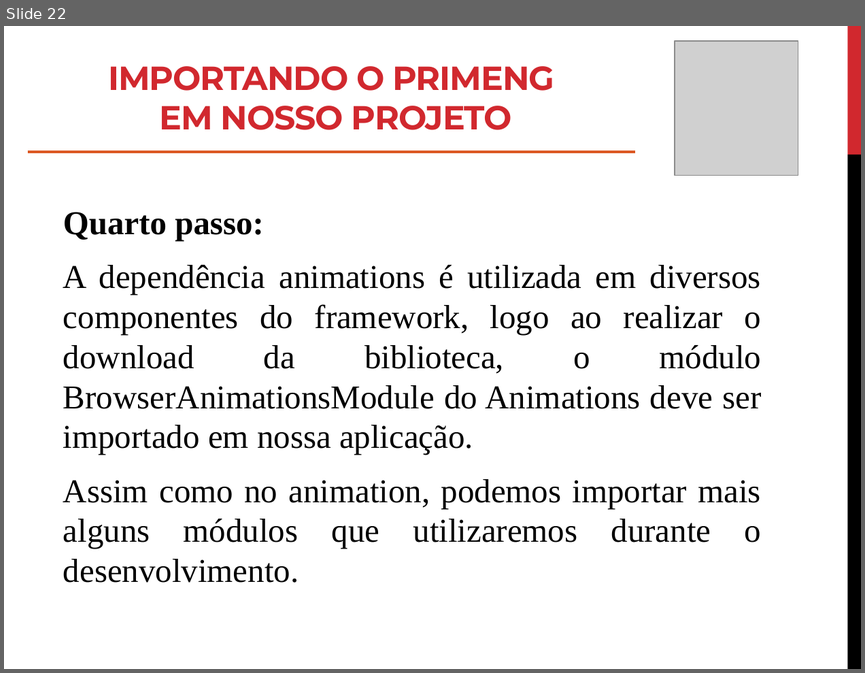
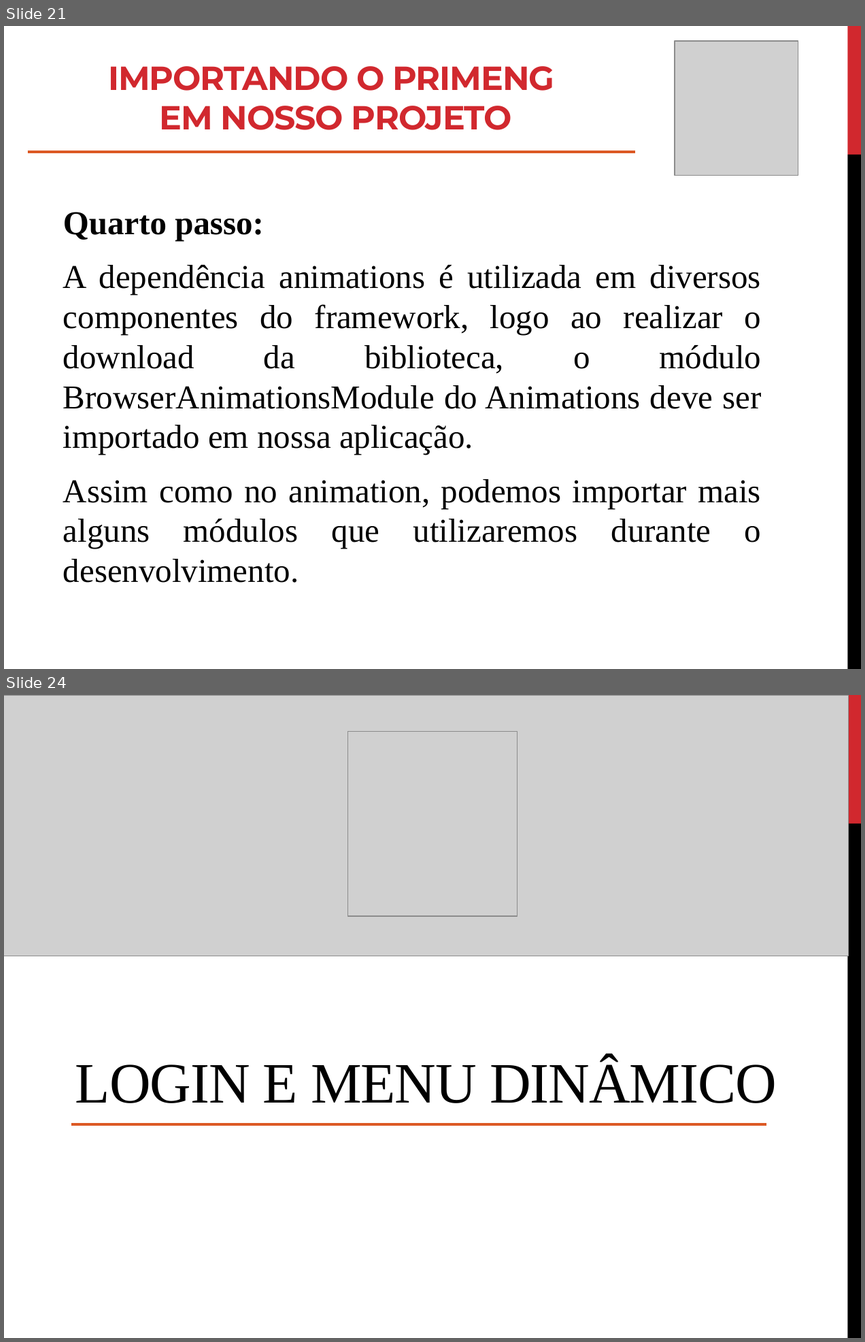
Before and after one commit to roney-amorim/workshop-angular, a slide deck: Módulo 2/Modulo 2.pptx. Shown one above the other, each under a label of ours: slide 22 before the commit, slides 21 and 24 after it; the slides between them are not shown. The pictures are 865x673 and 865x1342 pixels, drawn with LibreOffice and Linux fonts; fonts in the diff are those of the drawing; grey boxes stand for pictures. Boxes give left, top, right and bottom in pixels: in the first picture for what was removed or moved away, otherwise in the second. Text is boxed around its words. In the diff, an @@ line names an element or a change of style, - is before the commit and + after.

```diff
--- a/Módulo 2/Modulo 2.pptx
+++ b/Módulo 2/Modulo 2.pptx
@@ slide 24 added at (x1=4, y1=695, x2=861, y2=1338), background #FFFFFF; not listed: 2 template elements that a slide beside it also shows @@
@@ picture added at (x1=4, y1=695, x2=848, y2=955) @@
@@ picture added at (x1=347, y1=731, x2=517, y2=916) @@
@@ title added at (x1=75, y1=1058, x2=776, y2=1103), 48 pt, text #000000 @@
+LOGIN E MENU DINÂMICO
@@ line added from (72, 1124) to (766, 1124), #DC5924 2.25 pt @@
@@ what was slide 22 is now slide 21 @@
```
Also in this commit, not shown: 16 slides changed, 1 other slide added, 2 slides removed, 7 other files.
